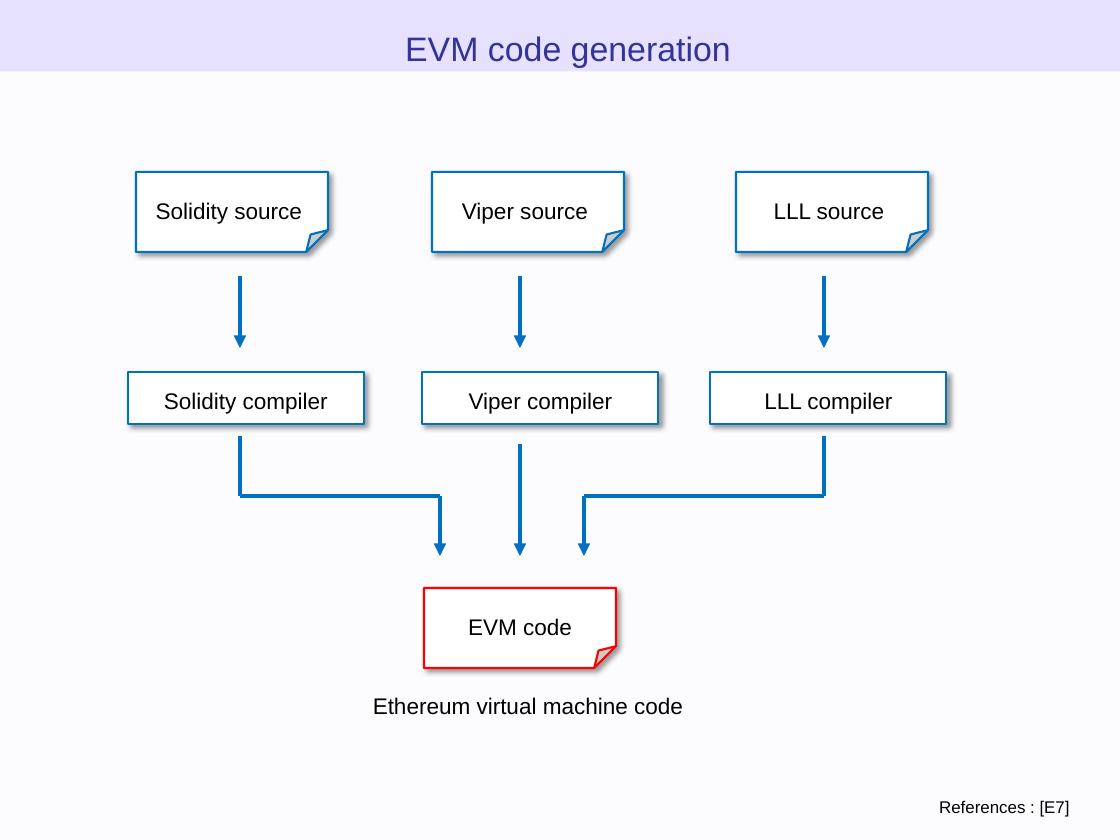
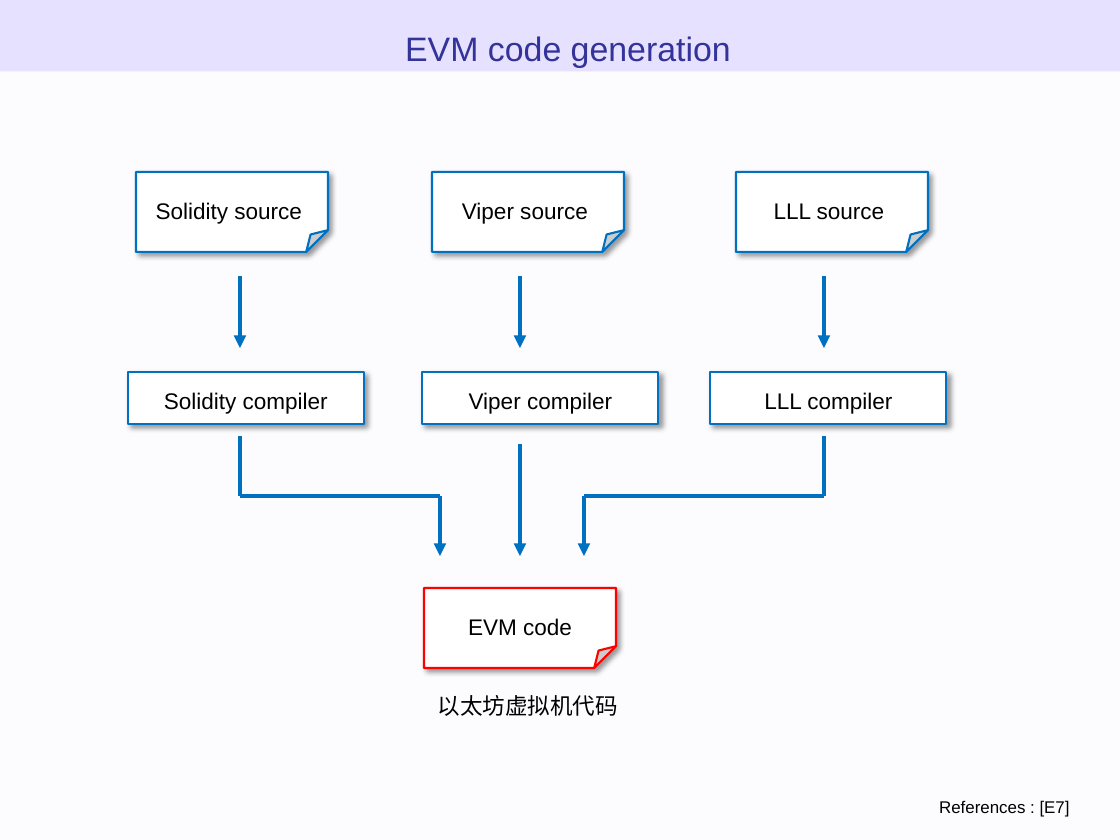
Before and after one commit to WTNO/Evm_Js_Learning, a slide deck: slide 78 of ethereum_evm_illustrated - 翻译.pptx. Drawn at 1120x840 pixels with LibreOffice and Linux fonts; fonts in the diff are those of the drawing. Boxes give left, top, right and bottom in pixels: in the first picture for what was removed or moved away, otherwise in the second. Text is boxed around its words. In the diff, an @@ line names an element or a change of style, - is before the commit and + after.

Commit message:
以太坊虚拟机图示 - Virtual machine - Instruction set、Miscellaneous、 Source code in Geth、EVM developer utility

```diff
--- a/ethereum_evm_illustrated - 翻译.pptx
+++ b/ethereum_evm_illustrated - 翻译.pptx
@@ text at <box>438,695,618,716</box>: text changed @@
-Ethereum virtual machine code
+以太坊虚拟机代码
```
Also in this commit, not shown: 2 other slides changed.
